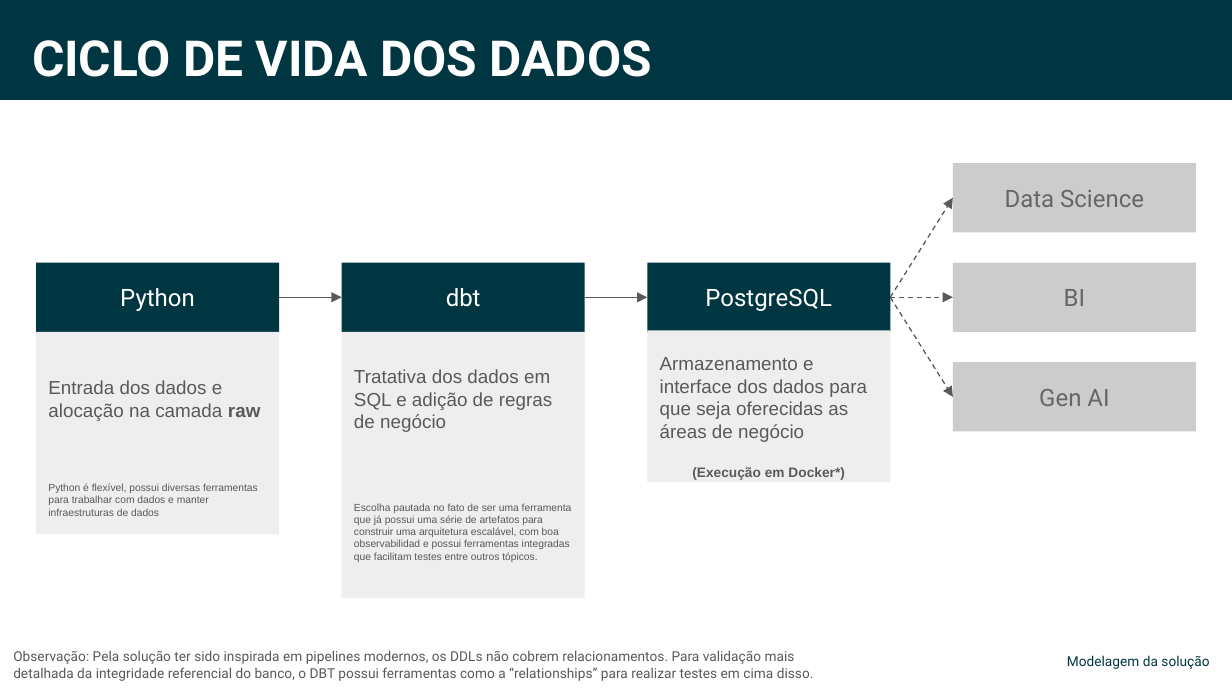
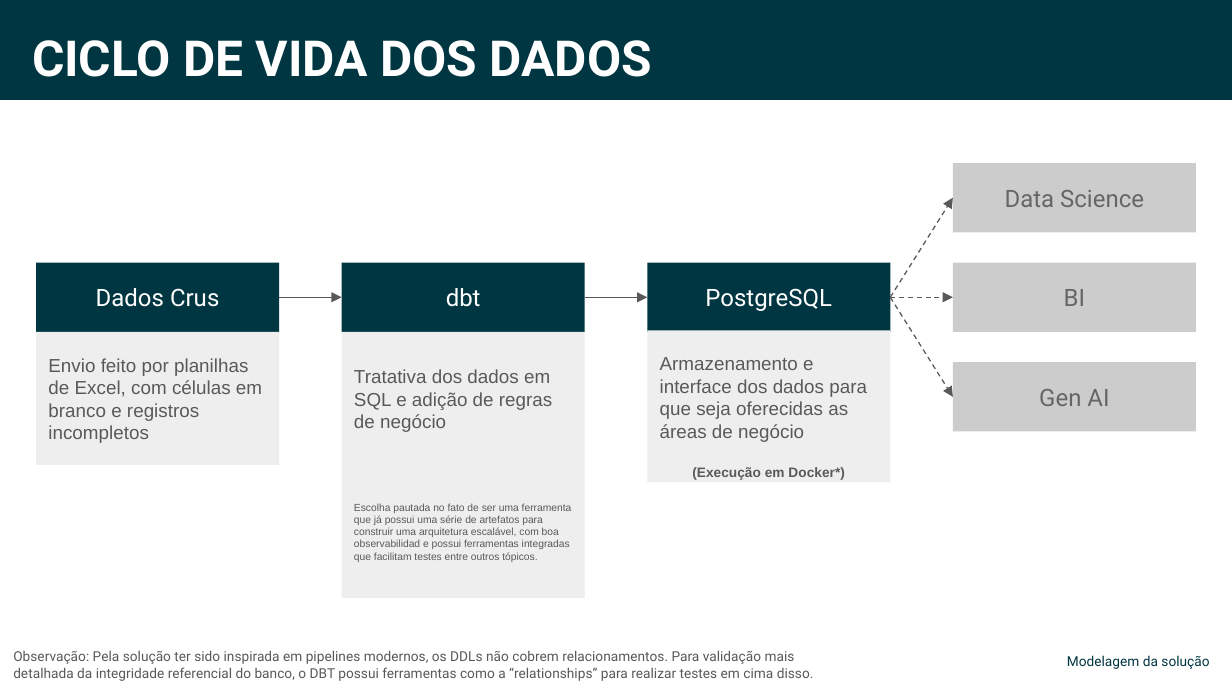
Before and after one commit to ebbonfimm/case_sicoob_coopllactia, a slide deck: slide 13 of Case Sicoob - Eduardo Bonfim.pptx (slide 15 before the commit). Drawn at 1232x693 pixels with LibreOffice and Linux fonts; fonts in the diff are those of the drawing. Boxes give left, top, right and bottom in pixels: in the first picture for what was removed or moved away, otherwise in the second. Text is boxed around its words. In the diff, an @@ line names an element or a change of style, - is before the commit and + after.

```diff
--- a/Case Sicoob - Eduardo Bonfim.pptx
+++ b/Case Sicoob - Eduardo Bonfim.pptx
@@ text in rectangle at [96, 288, 219, 307]: text changed @@
-Python
+Dados Crus
@@ text in rectangle at [48, 358, 262, 443]: text changed @@
-Entrada dos dados e alocação na camada raw
+Envio feito por planilhas de Excel, com células em branco e registros incompletos
@@ rectangle removed at [36, 464, 278, 533] @@
-Python é flexível, possui diversas ferramentas para trabalhar com dados e manter infraestruturas de dados
```
Also in this commit, not shown: 4 other slides changed, 2 slides added, 5 slides removed.
